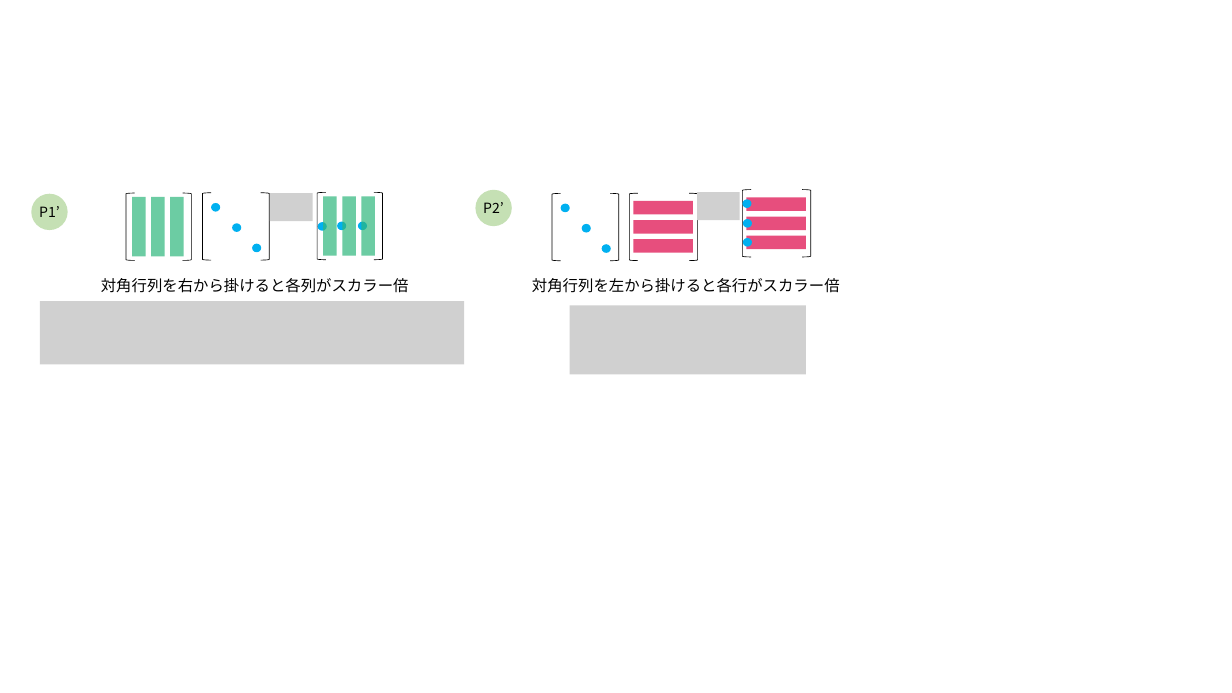
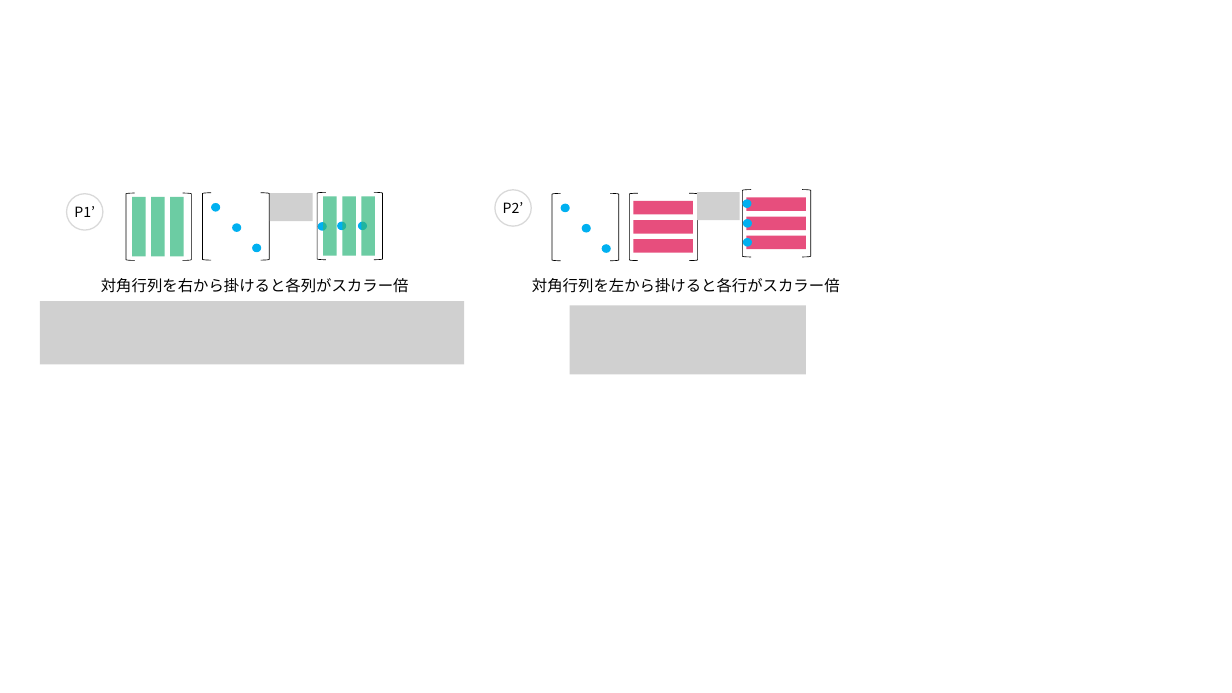
Before and after one commit to kenjihiranabe/The-Art-of-Linear-Algebra, a slide deck: slide 23 of Illustrations-j.pptx (slide 9 before the commit). Drawn at 1232x693 pixels with LibreOffice and Linux fonts; fonts in the diff are those of the drawing; grey boxes stand for pictures. Boxes give left, top, right and bottom in pixels: in the first picture for what was removed or moved away, otherwise in the second. Text is boxed around its words. In the diff, an @@ line names an element or a change of style, - is before the commit and + after.

```diff
--- a/Illustrations-j.pptx
+++ b/Illustrations-j.pptx
@@ ellipse "P1’" at (67, 194, 103, 230): fill #C5E0B4 to none; outline none to #D9D9D9 1 pt @@
@@ ellipse "P1’": place and size @@
-ellipse "P1’" at (31, 194, 67, 230)
+ellipse "P1’" at (67, 194, 103, 230)
@@ ellipse "P2’": place and size @@
-ellipse "P2’" at (476, 189, 512, 226)
+ellipse "P2’" at (495, 189, 531, 226)
@@ ellipse "P2’" at (495, 189, 531, 226): fill #C5E0B4 to none; outline none to #D9D9D9 1 pt @@
```
Also in this commit, not shown: 14 other slides changed, 24 slides added, 1 slide removed, 6 other files.
